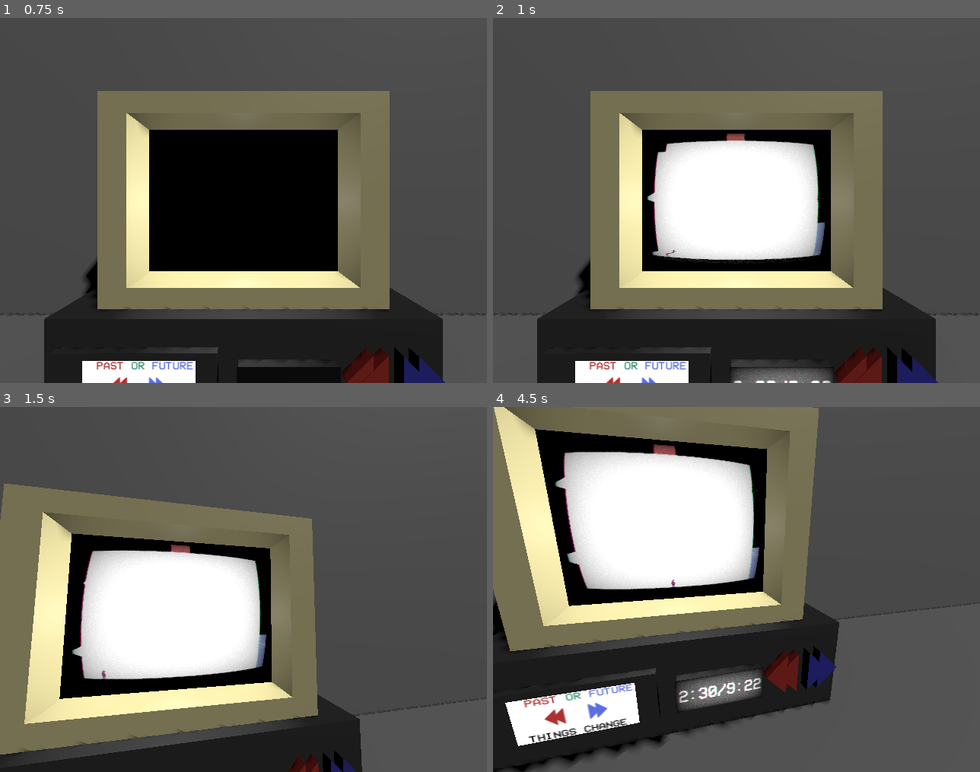
Above: before the commit, frames 1-4 (two rows, left to right).
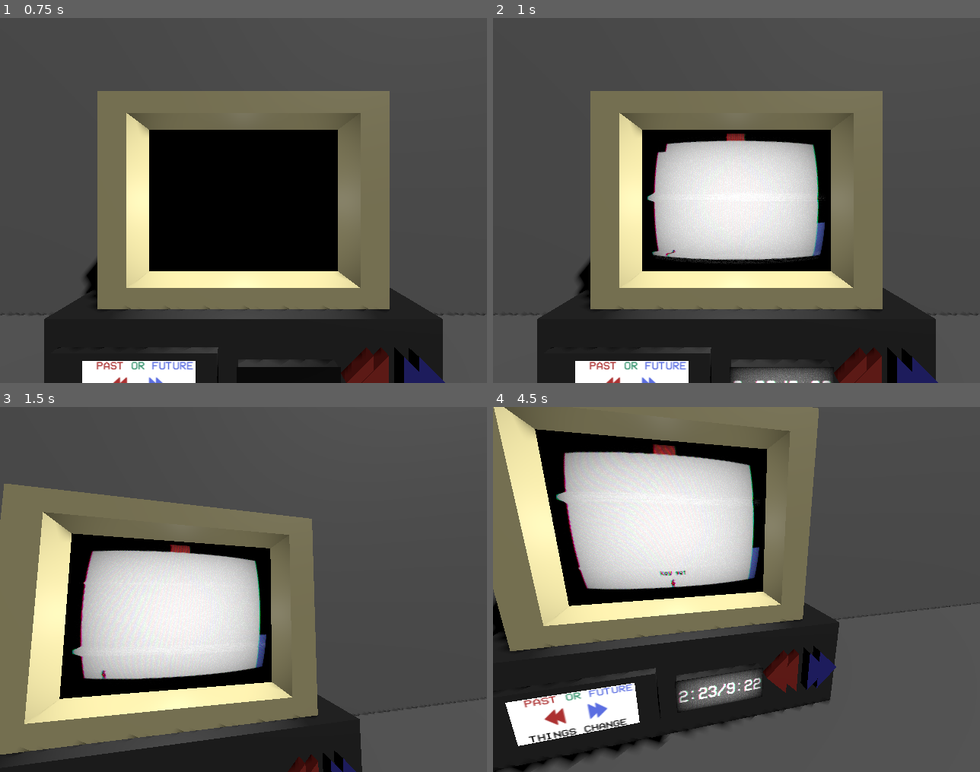
Above: after the commit, the same moments.

Repository: OwOmay/hc-haven
Game: Godot game, scene res://scenes/menu/splash.tscn
The game is run twice, just before and just after one commit, with the same random seed, the same clock (stepped at 60 frames per second) and the same inputs. Video files are missing from this copy of the repository; at most half a second of black plays in their place. Sound files missing from this copy of the repository are replaced by a short silence.
Inputs (mouse positions are in pixels of both pictures, inside the frame that each line leads up to):
- Up to frame 1 (0.75 s): click "Play >" at 0.5 s
- Up to frame 2 (1 s): no input
- Up to frame 3 (1.5 s): tap Enter at 1.25 s; move the mouse to (350, 571) at 1.27 s; hold D (move_right) from 1.28 s (still down); hold Q (rwnd, bound only after the commit) from 1.28 s (still down); click (350, 571) at 1.42 s
- Up to frame 4 (4.5 s): tap W (jump) at 1.52, 2.27, 3.77 s; move the mouse to (639, 607) at 2.02 s; release D (move_right) at 2.03 s; release Q (rwnd, bound only after the commit) at 2.03 s; hold A (move_left) 2.03-2.78 s; tap Q (rwnd, bound only after the commit) at 2.1, 3.05, 3.8 s; click (639, 607) at 2.17 s; move the mouse to (785, 509) at 2.77 s; hold D (move_right) 2.78-3.53 s; hold Enter 2.78-3.53 s; click (785, 509) at 2.92 s; move the mouse to (712, 662) at 3.52 s; hold E (ffwd, bound only after the commit) 3.53-4.28 s; tap Ctrl at 3.6 s; click (712, 662) at 3.67 s; move the mouse to (882, 644) at 4.27 s; hold A (move_left) from 4.28 s (still down); hold Shift from 4.28 s (still down); click (882, 644) at 4.42 s

Frame 1 is identical in both runs. In frame 2, 8.1% of the frame differs, in the area x 31-69%, y 31-67%; in frame 3, 9.2%; in frame 4, 10%, in the area x 12-55%, y 10-81%.

Commit message:
screenless ver. and keybinds rewind

Diff:
--- a/project.godot
+++ b/project.godot
@@ -53,6 +53,16 @@
 , Object(InputEventKey,"resource_local_to_scene":false,"resource_name":"","device":-1,"window_id":0,"alt_pressed":false …(186 unchanged characters)…
 ]
 }
+ffwd={
+"deadzone": 0.2,
+"events": [Object(InputEventKey,"resource_local_to_scene":false,"resource_name":"","device":-1,"window_id":0,"alt_pressed":false,"shift_pressed":false,"ctrl_pressed":false,"meta_pressed":false,"pressed":false,"keycode":0,"physical_keycode":69,"key_label":0,"unicode":101,"location":0,"echo":false,"script":null)
+]
+}
+rwnd={
+"deadzone": 0.2,
+"events": [Object(InputEventKey,"resource_local_to_scene":false,"resource_name":"","device":-1,"window_id":0,"alt_pressed":false,"shift_pressed":false,"ctrl_pressed":false,"meta_pressed":false,"pressed":false,"keycode":0,"physical_keycode":81,"key_label":0,"unicode":113,"location":0,"echo":false,"script":null)
+]
+}
 
 [physics]
 
--- a/scenes/game/ffwd.gd
+++ b/scenes/game/ffwd.gd
@@ -14,7 +14,7 @@
 	mouse_exited.connect(_on_mouse_exited)
 
 func _process(delta: float) -> void:
-	if (mouseIsHovering && Input.is_mouse_button_pressed(MOUSE_BUTTON_LEFT) and GlobalVars.current_time < GlobalVars.unlocked_end - 0.01) and not GlobalVars.cancel_move:
+	if (((mouseIsHovering && Input.is_mouse_button_pressed(MOUSE_BUTTON_LEFT)) or Input.is_action_pressed("ffwd")) and GlobalVars.current_time < GlobalVars.unlocked_end - 0.01) and not GlobalVars.cancel_move:
 		GlobalVars.time_mod = 1
 		was_forward = true
 		$"../../SubViewport/ColorRect".material.set_shader_parameter("roll_speed", 64)
--- /dev/null
+++ b/scenes/game/ffwd_alt.gd
@@ -0,0 +1,17 @@
+extends Area3D
+
+var was_forward := false
+
+func _process(delta: float) -> void:
+	if (Input.is_action_pressed("ffwd") and GlobalVars.current_time < GlobalVars.unlocked_end - 0.01) and not GlobalVars.cancel_move:
+		GlobalVars.time_mod = 1
+		was_forward = true
+		if GlobalVars.current_time + GlobalVars.time_step * delta <= GlobalVars.unlocked_end:
+			GlobalVars.current_time += GlobalVars.time_step * delta
+		else:
+			GlobalVars.current_time = GlobalVars.unlocked_end
+		if is_equal_approx(GlobalVars.current_time, GlobalVars.unlocked_end):
+			GlobalAudio.get_child(0).play()
+	elif was_forward:
+		GlobalVars.time_mod = 0
+		was_forward = false
--- /dev/null
+++ b/scenes/game/game_alt.tscn
@@ -0,0 +1,15 @@
+[gd_scene format=3 uid="uid://toycj2fnfpml"]
+
+[ext_resource type="PackedScene" uid="uid://s6nwu0o0b20f" path="res://scenes/game/game.tscn" id="1_xbpwi"]
+[ext_resource type="Script" uid="uid://rhr5hpamcrg6" path="res://scenes/game/rwnd_alt.gd" id="2_7l7y1"]
+[ext_resource type="Script" uid="uid://cdtwagc8nkr0d" path="res://scenes/game/ffwd_alt.gd" id="3_8erw5"]
+
+[node name="GameAlt" type="Node2D" unique_id=815837400]
+
+[node name="Game" parent="." unique_id=830499620 instance=ExtResource("1_xbpwi")]
+
+[node name="Rwnd" type="Node" parent="." unique_id=1659211597]
+script = ExtResource("2_7l7y1")
+
+[node name="Ffwd" type="Node" parent="." unique_id=143853253]
+script = ExtResource("3_8erw5")
--- a/scenes/game/game_view.tscn
+++ b/scenes/game/game_view.tscn
@@ -41,10 +41,10 @@
 
 [sub_resource type="ShaderMaterial" id="ShaderMaterial_stlee"]
 shader = ExtResource("3_mou6v")
-shader_parameter/overlay = true
+shader_parameter/overlay = false
 shader_parameter/scanlines_opacity = 0.0
-shader_parameter/scanlines_width = 0.0
-shader_parameter/grille_opacity = 0.0
+shader_parameter/scanlines_width = 0.25
+shader_parameter/grille_opacity = 0.3
 shader_parameter/resolution = Vector2(320, 240)
 shader_parameter/pixelate = true
 shader_parameter/roll = true
@@ -56,8 +56,8 @@
 shader_parameter/noise_speed = 5.0
 shader_parameter/static_noise_intensity = 0.06
 shader_parameter/aberration = 0.03
-shader_parameter/brightness = 1.4
-shader_parameter/discolor = true
+shader_parameter/brightness = 1.35
+shader_parameter/discolor = false
 shader_parameter/warp_amount = 1.0
 shader_parameter/clip_warp = false
 shader_parameter/vignette_intensity = 0.4
--- a/scenes/game/rwnd.gd
+++ b/scenes/game/rwnd.gd
@@ -14,7 +14,7 @@
 	mouse_exited.connect(_on_mouse_exited)
 
 func _process(delta: float) -> void:
-	if (mouseIsHovering && Input.is_mouse_button_pressed(MOUSE_BUTTON_LEFT) and GlobalVars.current_time > GlobalVars.unlocked_start) and not GlobalVars.cancel_move:
+	if (((mouseIsHovering && Input.is_mouse_button_pressed(MOUSE_BUTTON_LEFT)) or Input.is_action_pressed("rwnd")) and GlobalVars.current_time > GlobalVars.unlocked_start) and not GlobalVars.cancel_move:
 		GlobalVars.time_mod = -1
 		was_rewinding = true
 		$"../../SubViewport/ColorRect".material.set_shader_parameter("roll_speed", -64)
--- /dev/null
+++ b/scenes/game/rwnd_alt.gd
@@ -0,0 +1,17 @@
+extends Area3D
+
+var was_rewinding := false
+
+func _process(delta: float) -> void:
+	if (Input.is_action_pressed("rwnd") and GlobalVars.current_time > GlobalVars.unlocked_start) and not GlobalVars.cancel_move:
+		GlobalVars.time_mod = -1
+		was_rewinding = true
+		if GlobalVars.current_time - GlobalVars.time_step * delta >= GlobalVars.unlocked_start:
+			GlobalVars.current_time -= GlobalVars.time_step * delta
+		else:
+			GlobalVars.current_time = GlobalVars.unlocked_start
+		if is_equal_approx(GlobalVars.current_time, GlobalVars.unlocked_start):
+			GlobalAudio.get_child(0).play()
+	elif was_rewinding:
+		GlobalVars.time_mod = 0
+		was_rewinding = false
Not shown, added: scenes/game/ffwd_alt.gd.uid
Not shown, added: scenes/game/rwnd_alt.gd.uid
